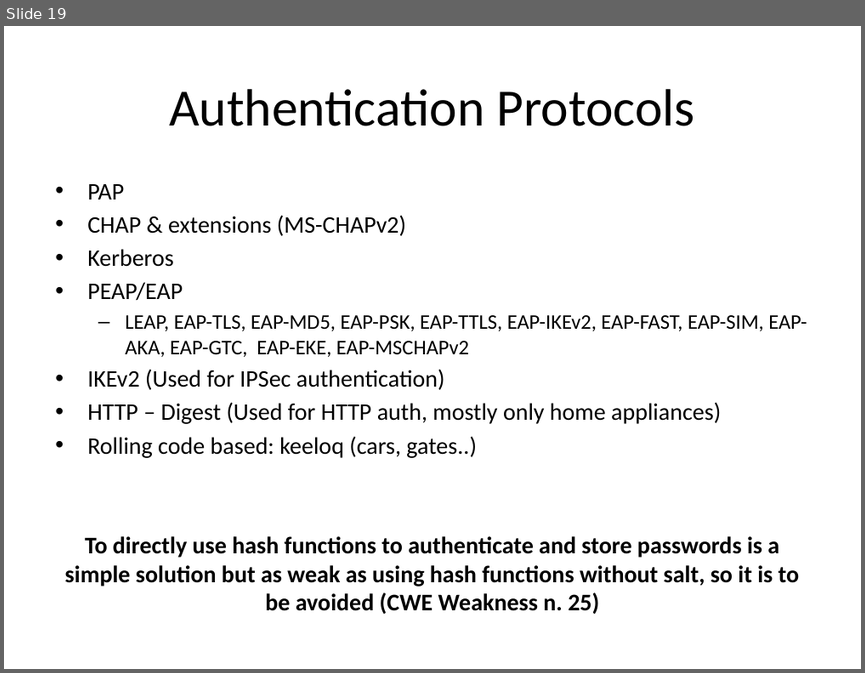
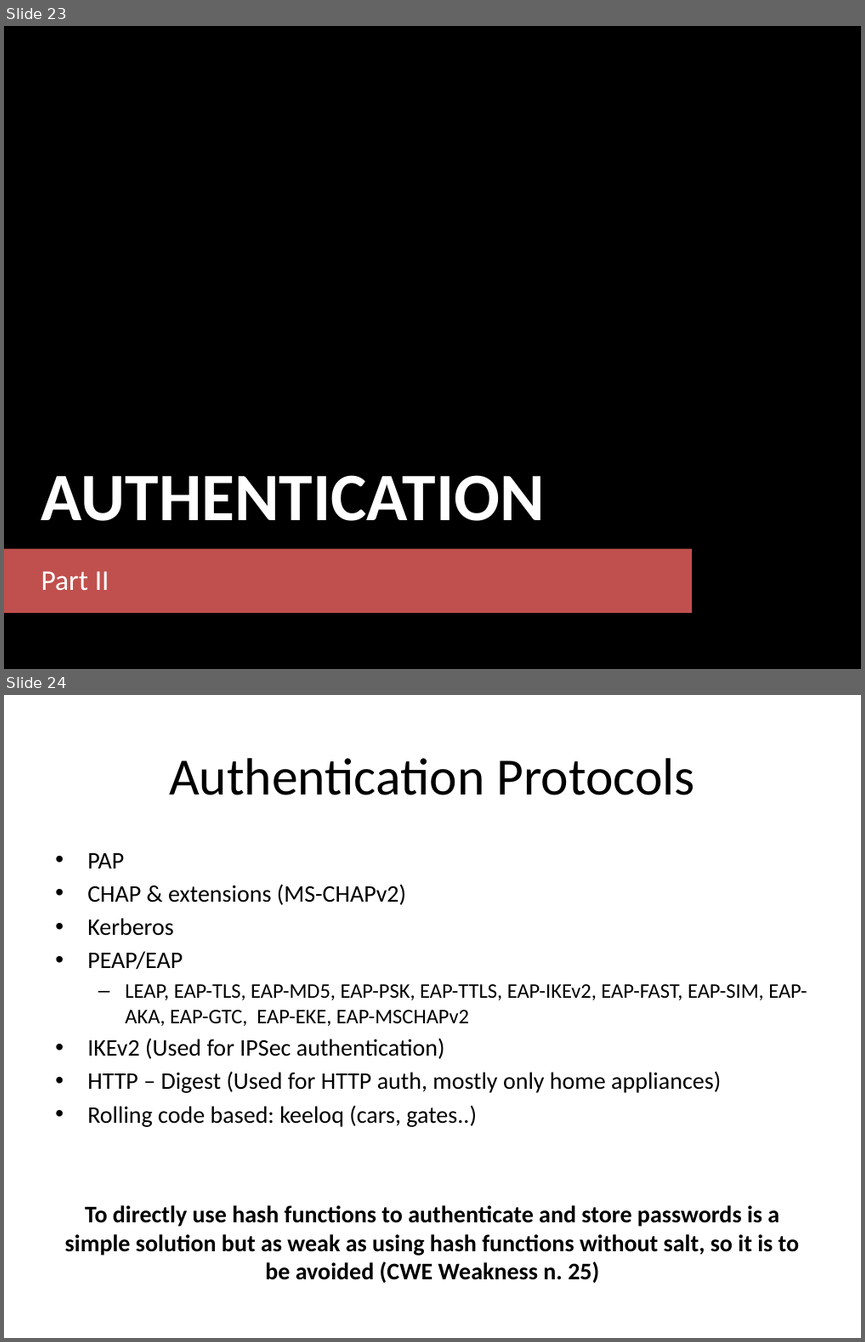
Before and after one commit to DeMaCS-UNICAL/NetworkSecurity, a slide deck: slides/PasswordStorage.pptx. Shown one above the other, each under a label of ours: slide 19 before the commit, slides 23 and 24 after it. The pictures are 865x673 and 865x1342 pixels, drawn with LibreOffice and Linux fonts; fonts in the diff are those of the drawing; background and template pictures are left out. Boxes give left, top, right and bottom in pixels: in the first picture for what was removed or moved away, otherwise in the second. Text is boxed around its words. In the diff, an @@ line names an element or a change of style, - is before the commit and + after.

```diff
--- a/slides/PasswordStorage.pptx
+++ b/slides/PasswordStorage.pptx
@@ slide 23 added at (x1=4, y1=26, x2=861, y2=669), background picture (left out) @@
@@ rectangle added at (x1=4, y1=238, x2=861, y2=669), fill gradient #000000 @@
@@ title added at (x1=41, y1=475, x2=545, y2=521), 57 pt, text #FFFFFF, bold @@
+AUTHENTICATION
@@ rounded rectangle added at (x1=4, y1=549, x2=692, y2=612), fill #C0504D @@
@@ text added at (x1=41, y1=571, x2=109, y2=590), 24 pt, text #FFFFFF @@
+Part II
@@ what was slide 19 is now slide 24 @@
```
Also in this commit, not shown: 4 slides changed, 5 other slides added, 2 other files.
